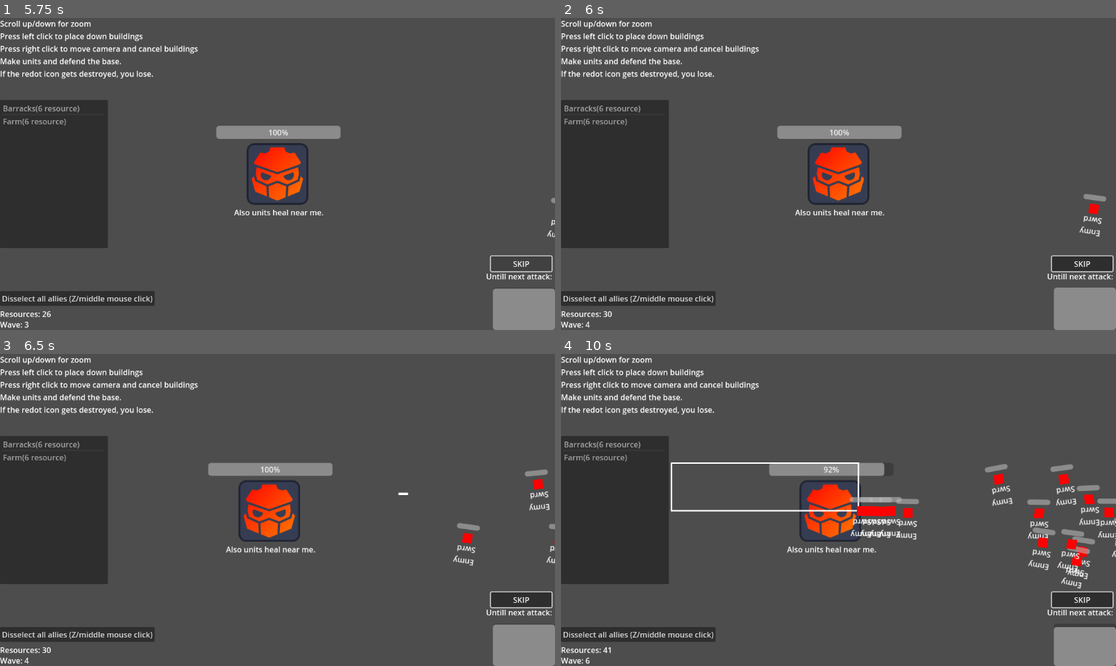
Above: before the commit, frames 1-4 (two rows, left to right).
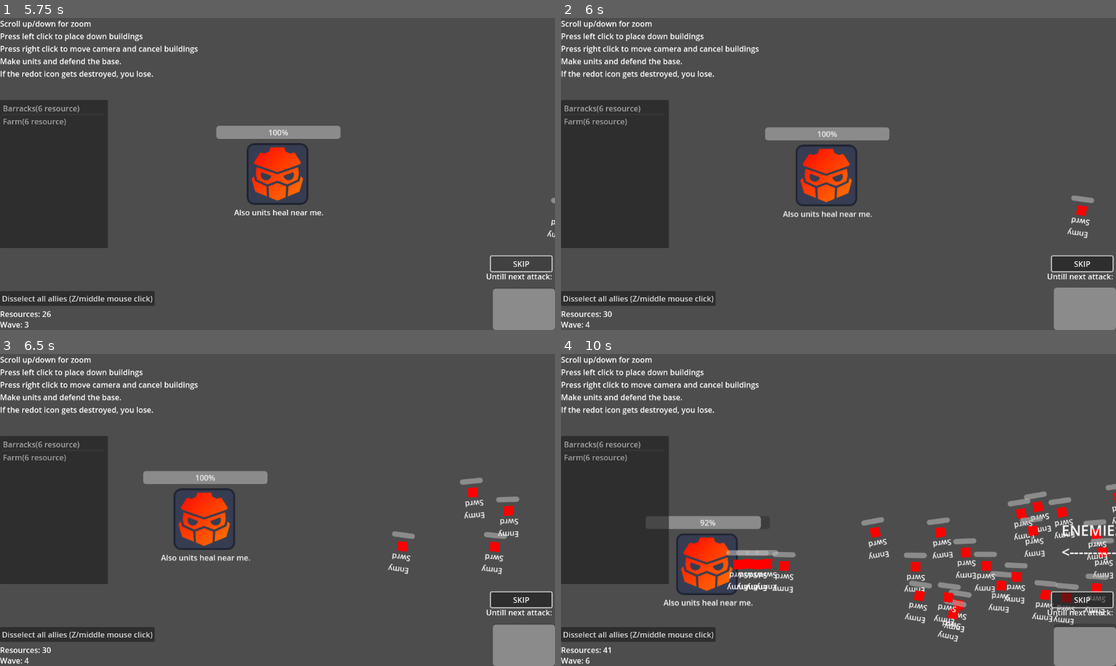
Above: after the commit, the same moments.

Repository: RedotOpenGame/Defence_Architect
Game: Godot game, scene res://Scenes/main_menu.tscn
Same seed, same stepped clock (60 frames per second), same inputs: the game is played once before the commit and once after it.
Inputs (mouse positions are in pixels of both pictures, inside the frame that each line leads up to):
- Up to frame 1 (5.75 s): click "Start" at 0.5 s; click "SKIP" at 1.25 s; click "SKIP" at 2 s; click "Disselect all allies (Z/middl…" at 2.75 s; click "Disselect all allies (Z/middl…" at 3.5 s; click "Disselect all allies (Z/middl…" at 4.25 s; click "SKIP" at 5 s
- Up to frame 2 (6 s): tap Enter at 5.75 s; move the mouse to (960, 158) at 5.77 s; press the mouse at (960, 158) at 5.78 s
- Up to frame 3 (6.5 s): right-click (399, 494) at 6.05 s
- Up to frame 4 (10 s): release the mouse at (960, 494) at 6.5 s; tap Enter at 6.5, 7.25 s; drag from (727, 525) to (966, 494) at 6.52 s; move the mouse to (894, 441) at 7.27 s; press the mouse at (894, 441) at 7.28 s; tap Z (z) at 7.35, 9.05 s; release the mouse at (894, 441) at 8 s; drag from (810, 572) to (916, 503) at 8.02 s; move the mouse to (1005, 556) at 8.77 s; tap Middle mouse button (middle_mouse_click) at 8.85 s; click (1005, 556) at 8.92 s; drag from (672, 463) to (860, 510) at 9.52 s

Frame 1 is identical in both runs. In frame 2, 2.4% of the frame differs, in the area x 36-99%, y 34-71%; in frame 3, 5.8%; in frame 4, 12%, in the area x 15-100%, y 34-93%.

Commit message:
better_controls

Diff:
--- a/Scenes/Entities/Allies/ally_sworder.tscn
+++ b/Scenes/Entities/Allies/ally_sworder.tscn
@@ -11,6 +11,7 @@
 radius = 120.15
 
 [node name="AllySworder" instance=ExtResource("1_ixtft")]
+collision_mask = 3
 script = ExtResource("2_v0lqq")
 
 [node name="Attack" type="Area2D" parent="." index="5"]
--- a/Scenes/Misc/choosing_area.gd
+++ b/Scenes/Misc/choosing_area.gd
@@ -10,14 +10,14 @@
 	collision.shape["size"] = Vector2.ZERO
 
 func _process(delta: float) -> void:
-	if Input.is_action_pressed("left_mouse_click"):
+	if Input.is_action_pressed("right_mouse_click"):
 		ending_point = get_global_mouse_position()
 		line.points[1].x = ending_point.x - starting_point.x
 		line.points[2] = ending_point - starting_point
 		line.points[3].y = ending_point.y - starting_point.y
 		collision.shape["size"] = abs(ending_point - starting_point)
 		collision.position = (ending_point - starting_point) / 2
-	if Input.is_action_just_released("left_mouse_click"):
+	if Input.is_action_just_released("right_mouse_click"):
 		var bodies_colliding = get_overlapping_bodies()
 		for i in bodies_colliding:
 			if "is_selected" in i:
--- a/Scenes/Player/player_camera.gd
+++ b/Scenes/Player/player_camera.gd
@@ -4,6 +4,8 @@
 
 var area_selection_scene = preload("res://Scenes/Misc/choosing_area.tscn") #meant to select multiple units at once.
 var dragging:bool = false
+var base_untill_camera_movement = 0.1 #basically for how long player needs to press left click before the camera moves
+var untill_camera_movement = 0.1
 #var cheat_menu = preload("res://Pew/Scenes/Misc/cheat_menu.tscn")
 
 #@onready var quota = $UI/main/Quota
@@ -26,22 +28,25 @@
 func _process(delta: float) -> void:
 #	quota.text = str("Quota: ", Globals.curr_quota, " / ", Globals.quota)
 #	filled_quota.text = str("Times quota was filled: ", Globals.quotas_completed)
-	if Input.is_action_pressed("right_mouse_click"): #move the camera
-		pressed_mouse_position = get_local_mouse_position()
-		position += pressed_mouse_position * delta
-
+	if Input.is_action_pressed("left_mouse_click"): #move the camera
+		untill_camera_movement -= delta
+		if untill_camera_movement <= 0:
+			pressed_mouse_position = get_local_mouse_position()
+			position += pressed_mouse_position * delta
+	else:
+		untill_camera_movement = base_untill_camera_movement
 #	if Input.is_action_just_pressed("`"):
 #		cheats_activated = true
 #		if !get_node_or_null("CheatMenu"):
 #			var menu = cheat_menu.instantiate()
 #			add_child(menu)
-	if Input.is_action_pressed("left_mouse_click") and !dragging:
+	if Input.is_action_pressed("right_mouse_click") and !dragging:
 		dragging = true
 		var scene = area_selection_scene.instantiate()
 		scene.position = get_local_mouse_position()
 		scene.starting_point = get_global_mouse_position()
 		add_child(scene)
-	if Input.is_action_just_released("left_mouse_click"):
+	if Input.is_action_just_released("right_mouse_click"):
 		dragging = false
 	if Input.is_action_just_pressed("z") or Input.is_action_just_pressed("middle_mouse_click"):
 		for i in get_tree().get_nodes_in_group("Ally"):
--- a/project.godot
+++ b/project.godot
@@ -11,6 +11,7 @@
 [application]
 
 config/name="Defence Architect"
+config/tags=PackedStringArray("currently_working", "github_import")
 run/main_scene="res://Scenes/main_menu.tscn"
 config/features=PackedStringArray("4.3", "Forward Plus")
 config/icon="res://Assets/game_icon.png"
@@ -64,6 +65,26 @@
 "events": [Object(InputEventMouseButton,"resource_local_to_scene":false,"resource_name":"","device":-1,"window_id":0,"a …(258 unchanged characters)…
 ]
 }
+w={
+"deadzone": 0.5,
+"events": [Object(InputEventKey,"resource_local_to_scene":false,"resource_name":"","device":-1,"window_id":0,"alt_pressed":false,"shift_pressed":false,"ctrl_pressed":false,"meta_pressed":false,"pressed":false,"keycode":0,"physical_keycode":87,"key_label":0,"unicode":119,"location":0,"echo":false,"script":null)
+]
+}
+a={
+"deadzone": 0.5,
+"events": [Object(InputEventKey,"resource_local_to_scene":false,"resource_name":"","device":-1,"window_id":0,"alt_pressed":false,"shift_pressed":false,"ctrl_pressed":false,"meta_pressed":false,"pressed":false,"keycode":0,"physical_keycode":65,"key_label":0,"unicode":97,"location":0,"echo":false,"script":null)
+]
+}
+s={
+"deadzone": 0.5,
+"events": [Object(InputEventKey,"resource_local_to_scene":false,"resource_name":"","device":-1,"window_id":0,"alt_pressed":false,"shift_pressed":false,"ctrl_pressed":false,"meta_pressed":false,"pressed":false,"keycode":0,"physical_keycode":83,"key_label":0,"unicode":115,"location":0,"echo":false,"script":null)
+]
+}
+d={
+"deadzone": 0.5,
+"events": [Object(InputEventKey,"resource_local_to_scene":false,"resource_name":"","device":-1,"window_id":0,"alt_pressed":false,"shift_pressed":false,"ctrl_pressed":false,"meta_pressed":false,"pressed":false,"keycode":0,"physical_keycode":68,"key_label":0,"unicode":100,"location":0,"echo":false,"script":null)
+]
+}
 
 [layer_names]
 
